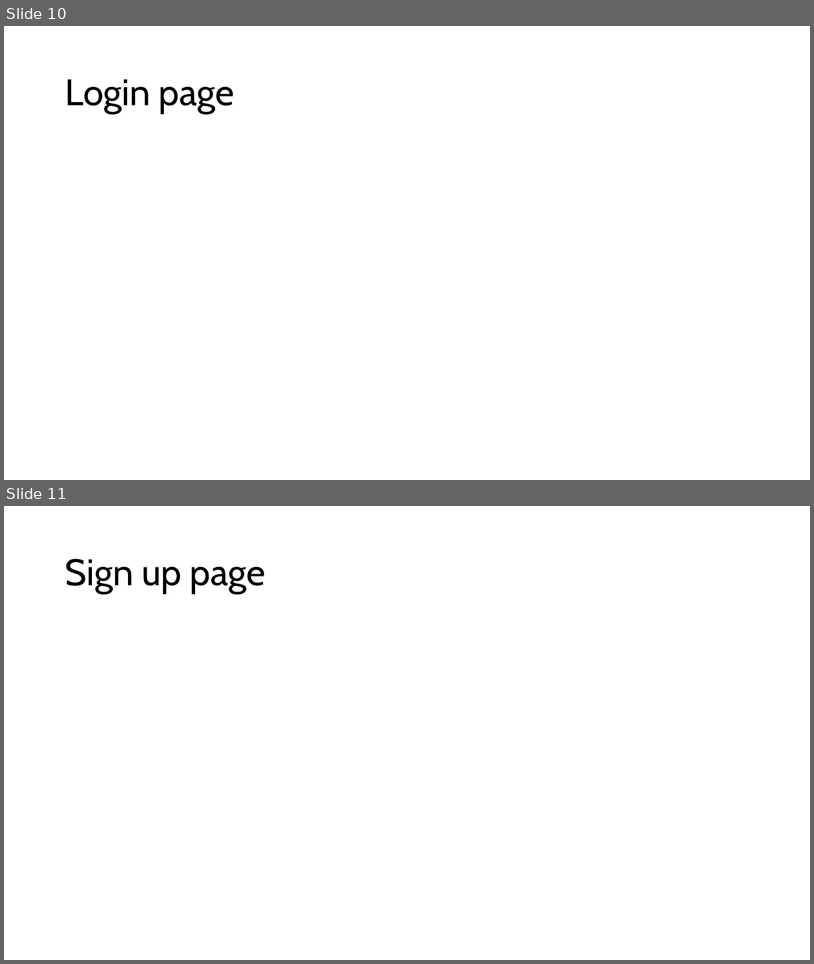
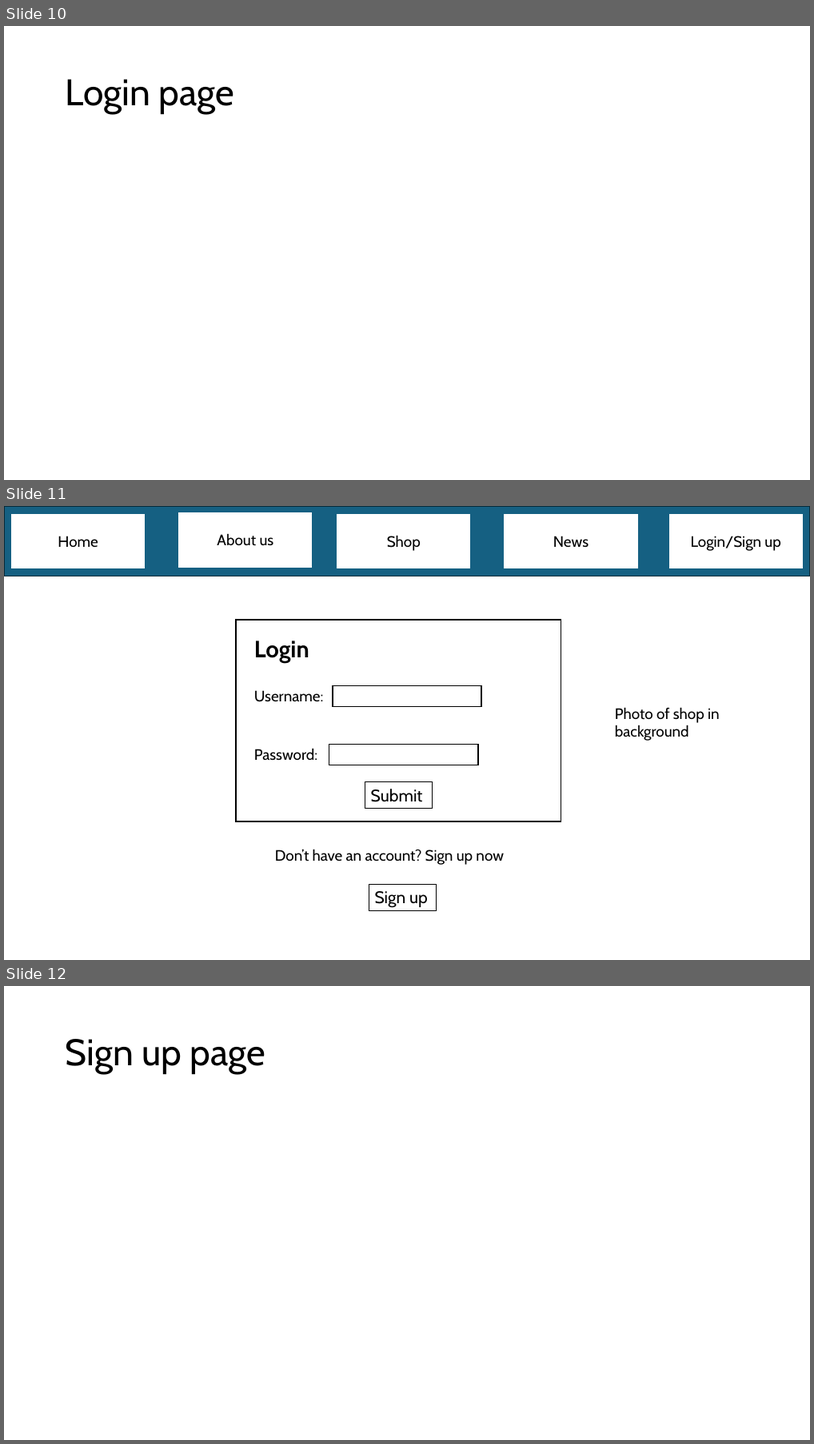
Before and after one commit to programmer647/Coursework, a slide deck: Writeup/Page designs.pptx. Shown one above the other, each under a label of ours: slides 10 and 11 before the commit, slides 10, 11 and 12 after it. The pictures are 814x964 and 814x1444 pixels, drawn with LibreOffice and Linux fonts; fonts in the diff are those of the drawing. Boxes give left, top, right and bottom in pixels: in the first picture for what was removed or moved away, otherwise in the second. Text is boxed around its words. In the diff, an @@ line names an element or a change of style, - is before the commit and + after.

```diff
--- a/Writeup/Page designs.pptx
+++ b/Writeup/Page designs.pptx
@@ slide 11 added at bbox=[4, 506, 810, 960], background #FFFFFF @@
@@ rectangle added at bbox=[4, 506, 810, 576], fill #156082, outline #092A39 1.5 pt @@
@@ rectangle added at bbox=[12, 515, 144, 568], fill #FFFFFF, outline #FFFFFF 1.5 pt, 18 pt, text #000000 @@
+Home
@@ rectangle added at bbox=[179, 513, 312, 567], fill #FFFFFF, outline #FFFFFF 1.5 pt, 18 pt, text #000000 @@
+About us
@@ rectangle added at bbox=[338, 515, 470, 568], fill #FFFFFF, outline #FFFFFF 1.5 pt, 18 pt, text #000000 @@
+Shop
@@ rectangle added at bbox=[505, 515, 638, 568], fill #FFFFFF, outline #FFFFFF 1.5 pt, 18 pt, text #000000 @@
+News
@@ rectangle added at bbox=[670, 515, 802, 568], fill #FFFFFF, outline #FFFFFF 1.5 pt, 18 pt, text #000000 @@
+Login/Sign up
@@ rectangle added at bbox=[236, 620, 562, 821], fill #FFFFFF, outline #000000 1.5 pt @@
@@ text added at bbox=[254, 640, 310, 663], 28 pt, text #000000, bold @@
+Login
@@ text added at bbox=[254, 690, 324, 702], 18 pt, text #000000 @@
+Username:
@@ rectangle added at bbox=[333, 686, 482, 707], fill #FFFFFF, outline #000000 1.5 pt @@
@@ text added at bbox=[615, 707, 720, 740], 18 pt, text #000000 @@
+Photo of shop in background
@@ rectangle added at bbox=[330, 744, 479, 765], fill #FFFFFF, outline #000000 1.5 pt @@
@@ text added at bbox=[254, 748, 318, 760], 18 pt, text #000000 @@
+Password:
@@ rectangle added at bbox=[365, 782, 433, 808], outline #000000 0.75 pt, 20 pt, text #000000 @@
+Submit
@@ text added at bbox=[275, 848, 504, 864], 18 pt, text #000000 @@
+Don’t have an account? Sign up now
@@ rectangle added at bbox=[369, 884, 437, 911], outline #000000 0.75 pt, 20 pt, text #000000 @@
+Sign up
@@ what was slide 11 is now slide 12 @@
```
Also in this commit, not shown: 2 slides changed, 3 other files.
